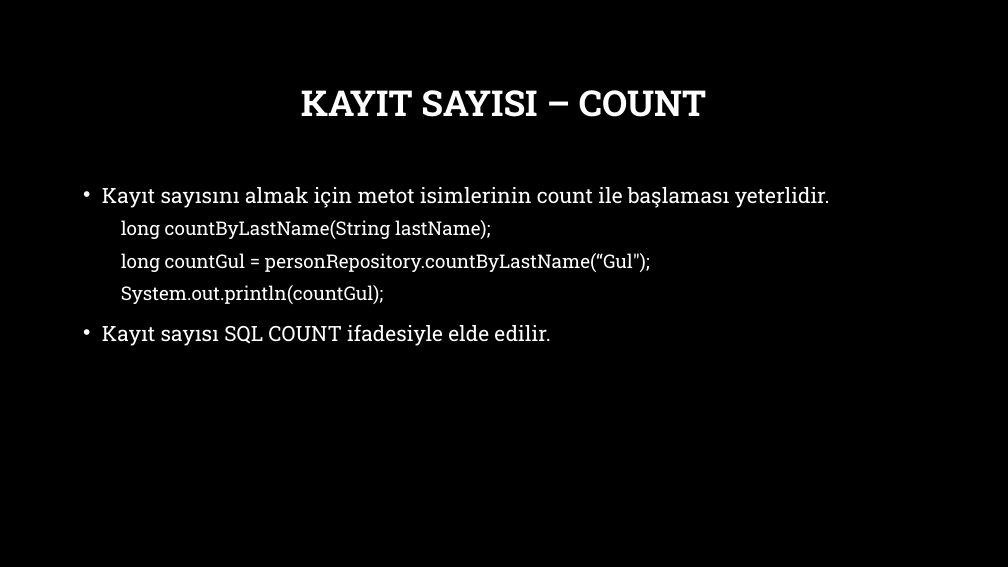
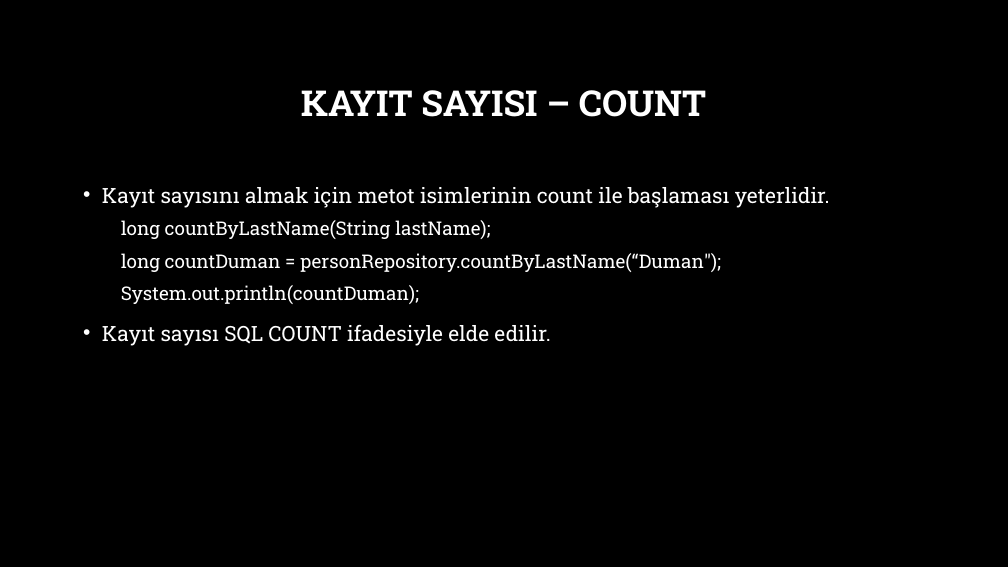
Before and after one commit to burakduman-bilgeadam/sunum, a slide deck: slide 34 of Spring/7-spring-data-jpa-hibernate.pptx. Drawn at 1008x567 pixels with LibreOffice and Linux fonts; fonts in the diff are those of the drawing; background and template pictures are left out. Boxes give left, top, right and bottom in pixels: in the first picture for what was removed or moved away, otherwise in the second. Text is boxed around its words. In the diff, an @@ line names an element or a change of style, - is before the commit and + after.

Commit message:
change

```diff
--- a/Spring/7-spring-data-jpa-hibernate.pptx
+++ b/Spring/7-spring-data-jpa-hibernate.pptx
@@ text at [121,253,721,304]: text changed @@
-  long countGul = personRepository.countByLastName(“Gul");
-  System.out.println(countGul);
+  long countDuman = personRepository.countByLastName(“Duman");
+  System.out.println(countDuman);
```
Also in this commit, not shown: 7 other slides changed.
